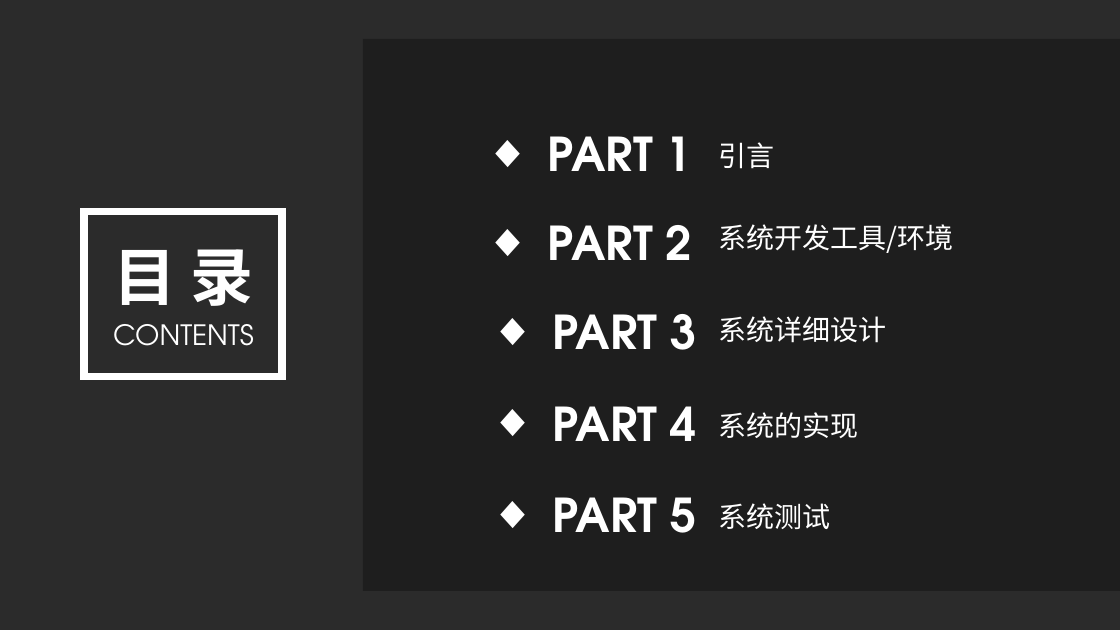
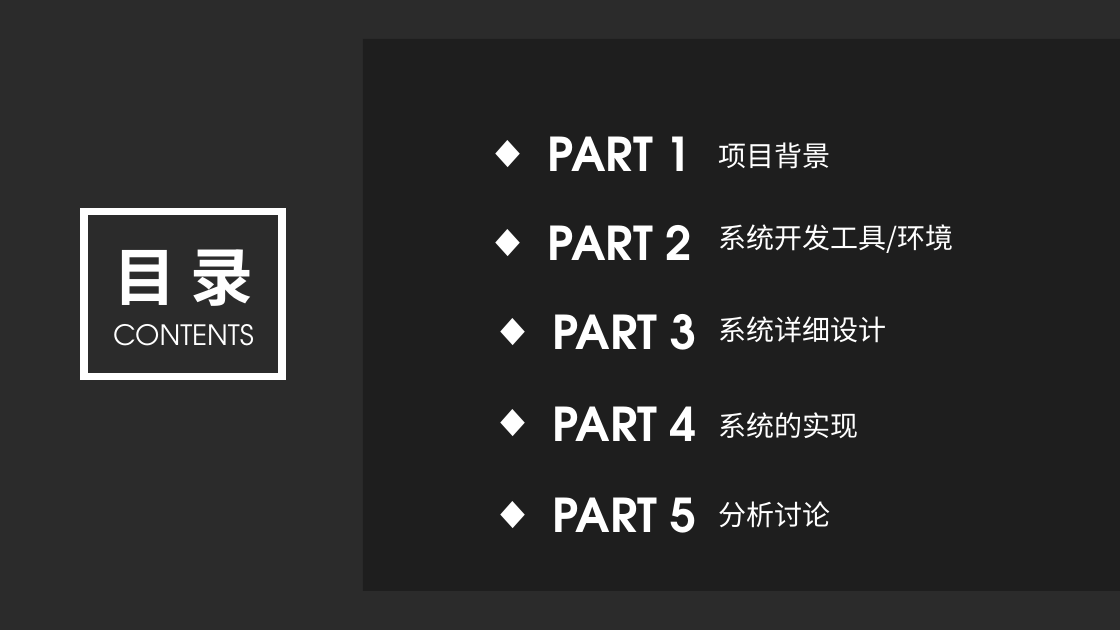
Before and after one commit to lhch102/doc, a slide deck: slide 2 of 夜本毕设资料/夜大本科论文/李虎城-IDEAL-答辩PPT.pptx. Drawn at 1120x630 pixels with LibreOffice and Linux fonts; fonts in the diff are those of the drawing; background and template pictures are left out; a plain dark background stands for a picture behind light text. Boxes give left, top, right and bottom in pixels: in the first picture for what was removed or moved away, otherwise in the second. Text is boxed around its words. In the diff, an @@ line names an element or a change of style, - is before the commit and + after.

```diff
--- a/夜本毕设资料/夜大本科论文/李虎城-IDEAL-答辩PPT.pptx
+++ b/夜本毕设资料/夜大本科论文/李虎城-IDEAL-答辩PPT.pptx
@@ text at [718, 142, 830, 169]: text changed @@
-引言
+项目背景
@@ text at [718, 501, 830, 528]: text changed @@
-系统测试
+分析讨论
```
Also in this commit, not shown: 12 other slides changed, 10 slides added, 3 other files.
